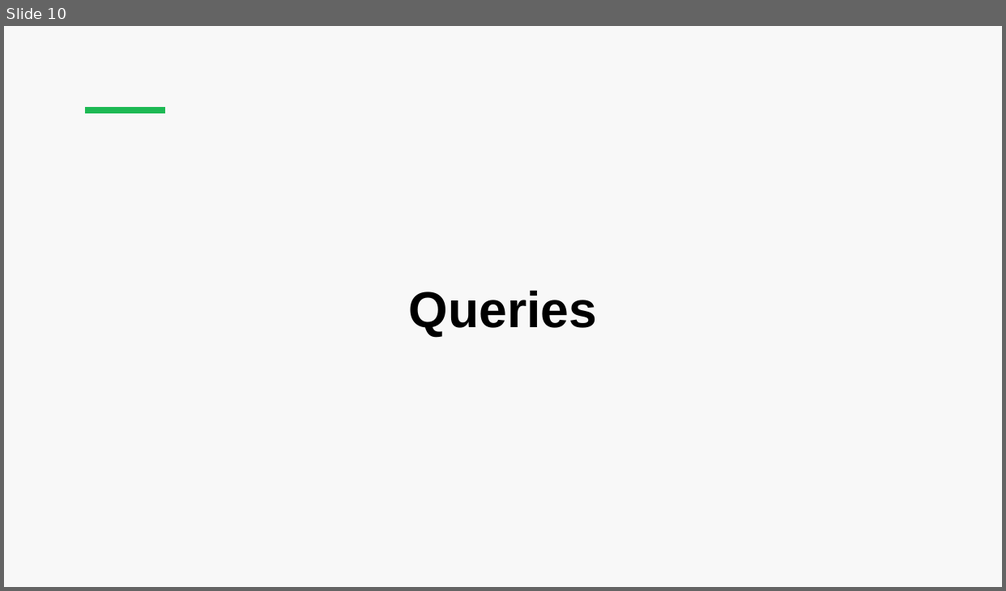
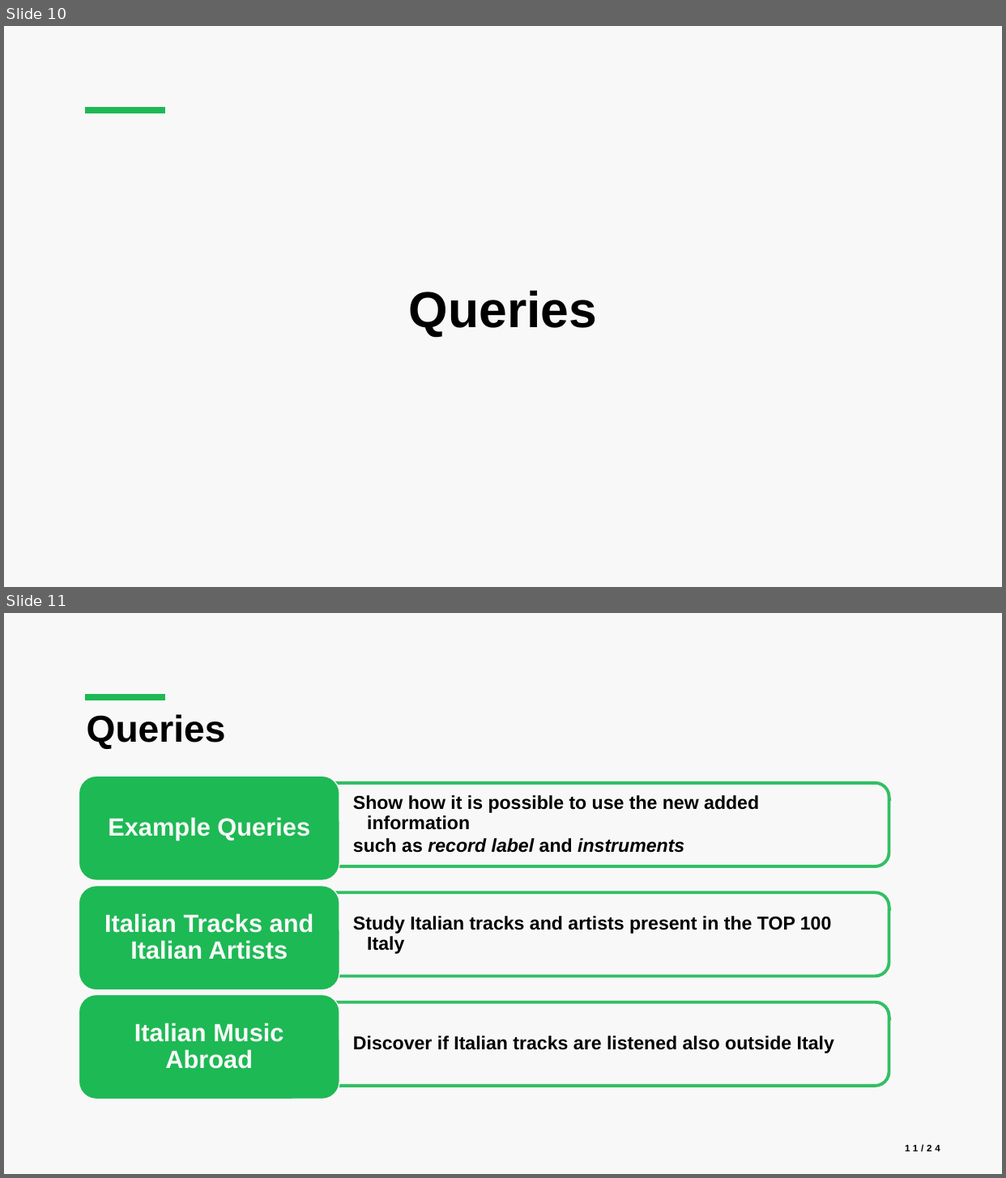
Before and after one commit to luca-martinelli-09/spotify-pg, a slide deck: slides/Spotify_Presentation.pptx. Shown one above the other, each under a label of ours: slide 10 before the commit, slides 10 and 11 after it. The pictures are 1006x591 and 1006x1178 pixels, drawn with LibreOffice and Linux fonts; fonts in the diff are those of the drawing. Boxes give left, top, right and bottom in pixels: in the first picture for what was removed or moved away, otherwise in the second. Text is boxed around its words. In the diff, an @@ line names an element or a change of style, - is before the commit and + after.

```diff
--- a/slides/Spotify_Presentation.pptx
+++ b/slides/Spotify_Presentation.pptx
@@ slide 11 added at [4,613,1002,1174], background #F8F8F8; not listed: 1 template element that a slide beside it also shows @@
@@ title added at [87,714,226,749], 36 pt, text #000000, bold @@
+Queries
@@ group added at [79,776,889,1100]: 6 texts, 3 round same rects, 3 rounded rectangles @@
+  Show how it is possible to use the new added information
+  such as record label and instruments
+Example Queries
+  Study Italian tracks and artists present in the TOP 100 Italy
+Italian Tracks and Italian Artists
+  Discover if Italian tracks are listened also outside Italy
+Italian Music Abroad
@@ page number added at [905,1144,940,1152], 9 pt, text #000000, bold @@
+11/24
```
Also in this commit, not shown: 1 slide changed, 13 other slides added, 1 slide removed, 8 other files.
